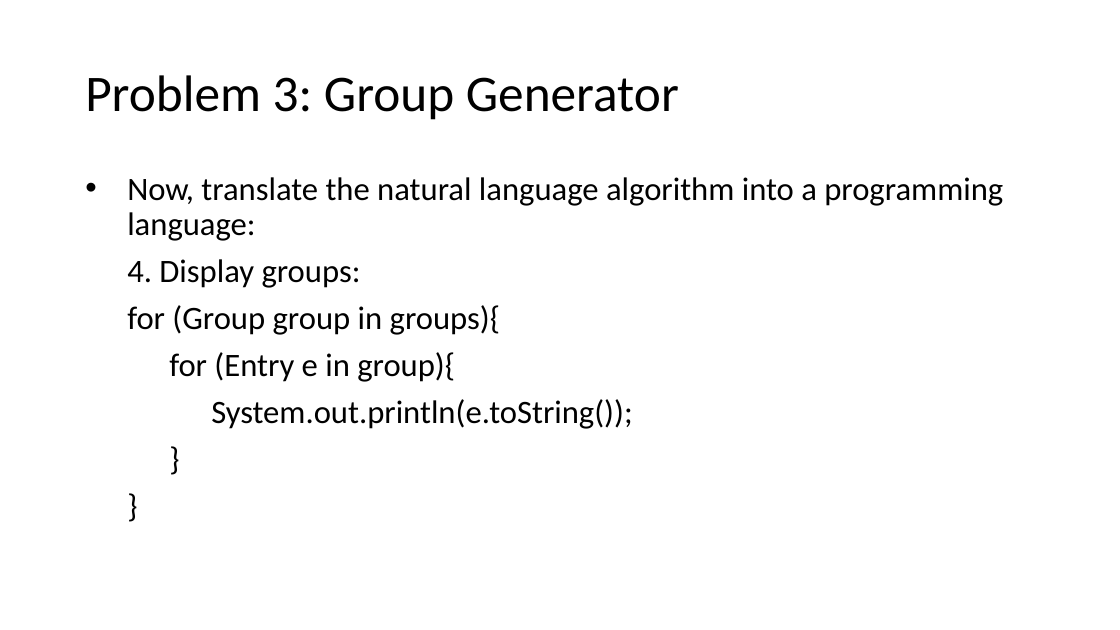
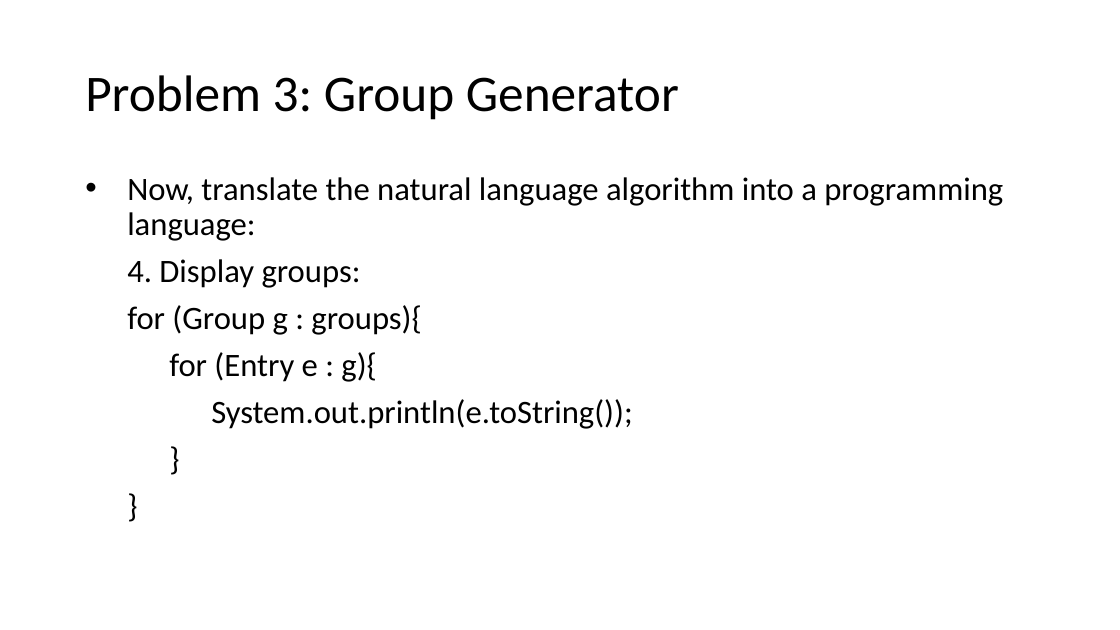
Before and after one commit to MrJoshGross/Course-Curricular-Material, a slide deck: slide 42 of Computer Science Discoveries/Lectures/Lecture 0 - Problems and Problem Solving.pptx (slide 35 before the commit). Drawn at 1120x630 pixels with LibreOffice and Linux fonts; fonts in the diff are those of the drawing. Boxes give left, top, right and bottom in pixels: in the first picture for what was removed or moved away, otherwise in the second. Text is boxed around its words. In the diff, an @@ line names an element or a change of style, - is before the commit and + after.

```diff
--- a/Computer Science Discoveries/Lectures/Lecture 0 - Problems and Problem Solving.pptx
+++ b/Computer Science Discoveries/Lectures/Lecture 0 - Problems and Problem Solving.pptx
@@ text at [127, 305, 421, 382]: text changed @@
-  for (Group group in groups){
-    for (Entry e in group){
+  for (Group g : groups){
+    for (Entry e : g){
```
Also in this commit, not shown: 10 other slides changed, 9 slides added, 1 other file.
